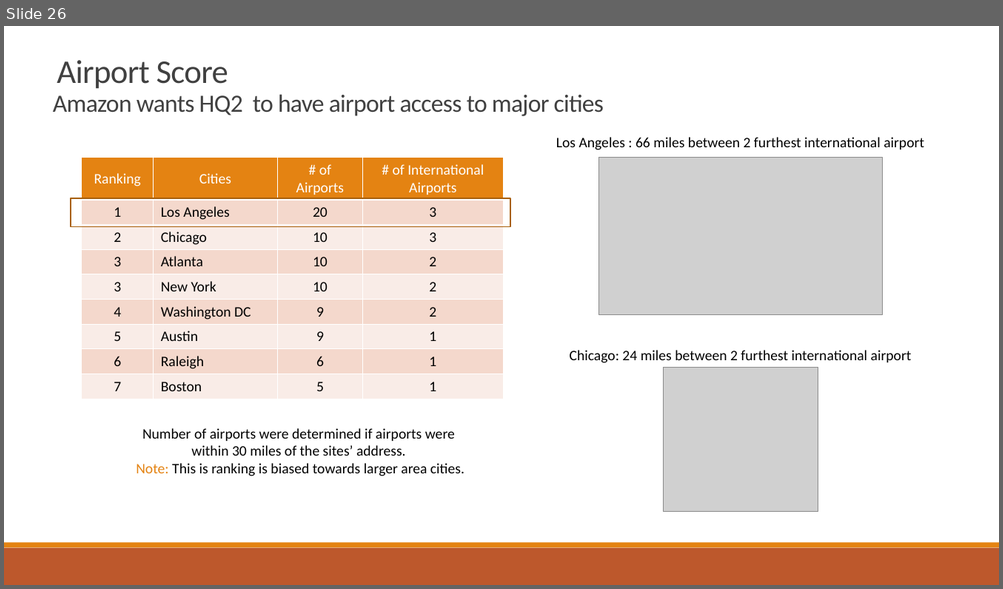
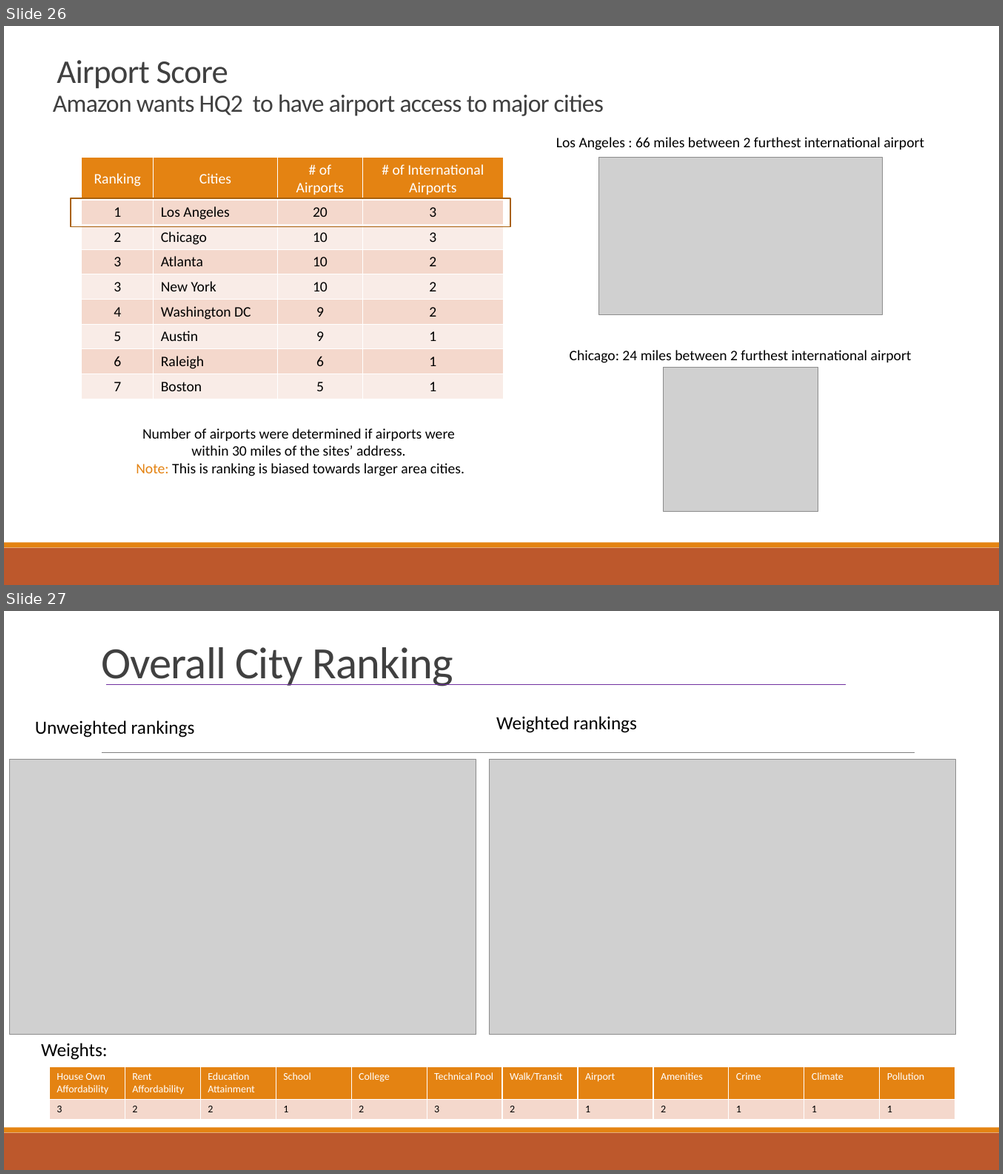
Before and after one commit to indranik/BC_Project1, a slide deck: Project1_Presentation.pptx. Shown one above the other, each under a label of ours: slide 26 before the commit, slides 26 and 27 after it. The pictures are 1003x589 and 1003x1174 pixels, drawn with LibreOffice and Linux fonts; fonts in the diff are those of the drawing; grey boxes stand for pictures. Boxes give left, top, right and bottom in pixels: in the first picture for what was removed or moved away, otherwise in the second. Text is boxed around its words. In the diff, an @@ line names an element or a change of style, - is before the commit and + after.

Commit message:
add slide for overall ranking

```diff
--- a/Project1_Presentation.pptx
+++ b/Project1_Presentation.pptx
@@ slide 27 added at (x1=4, y1=611, x2=999, y2=1170), background #FFFFFF; not listed: 2 template elements that a slide beside it also shows @@
@@ title added at (x1=101, y1=647, x2=453, y2=686), 43.2 pt, text #404040 @@
+Overall City Ranking
@@ line added from (105, 685) to (845, 685), #7030A0 1 pt @@
@@ text added at (x1=35, y1=721, x2=195, y2=738), 18 pt, text #000000 @@
+Unweighted rankings
@@ text added at (x1=496, y1=716, x2=637, y2=733), 18 pt, text #000000 @@
+Weighted rankings
@@ picture added at (x1=9, y1=760, x2=475, y2=1035) @@
@@ line added from (102, 753) to (915, 753), #808080 0.5 pt @@
@@ picture added at (x1=489, y1=760, x2=956, y2=1035) @@
@@ text added at (x1=41, y1=1043, x2=108, y2=1060), 18 pt, text #000000 @@
+Weights:
@@ table added at (x1=50, y1=1068, x2=954, y2=1120), 2 rows, 12 columns @@
+House Own Affordability | Rent Affordability | Education Attainment | School | College | Technical Pool | Walk/Transit | Airport | Amenities | Crime | Climate | Pollution
+3 | 2 | 2 | 1 | 2 | 3 | 2 | 1 | 2 | 1 | 1 | 1
```
